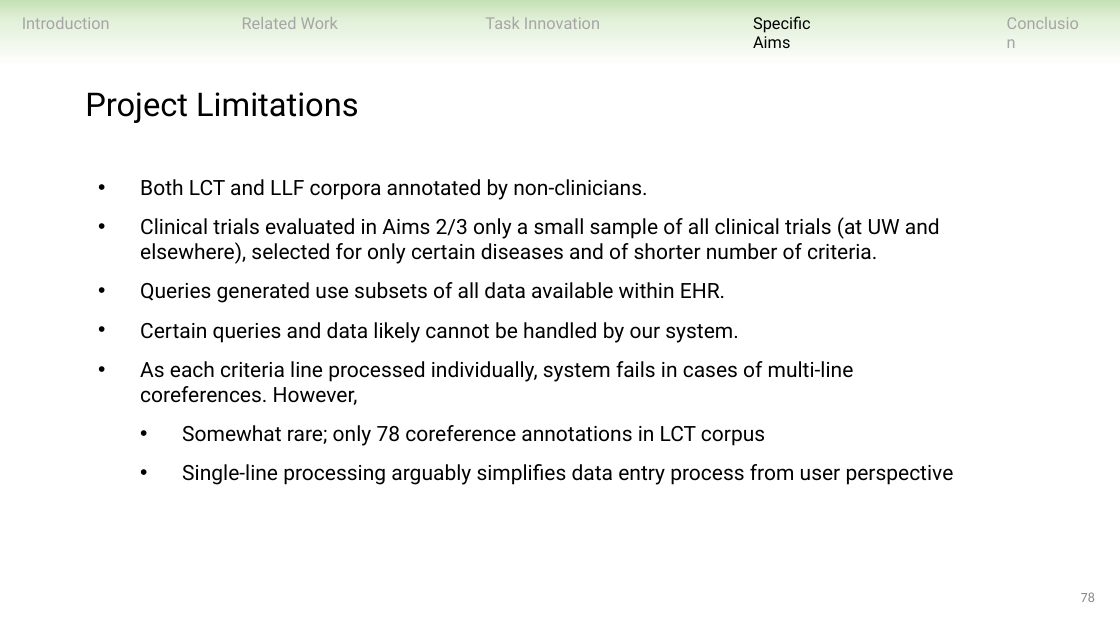
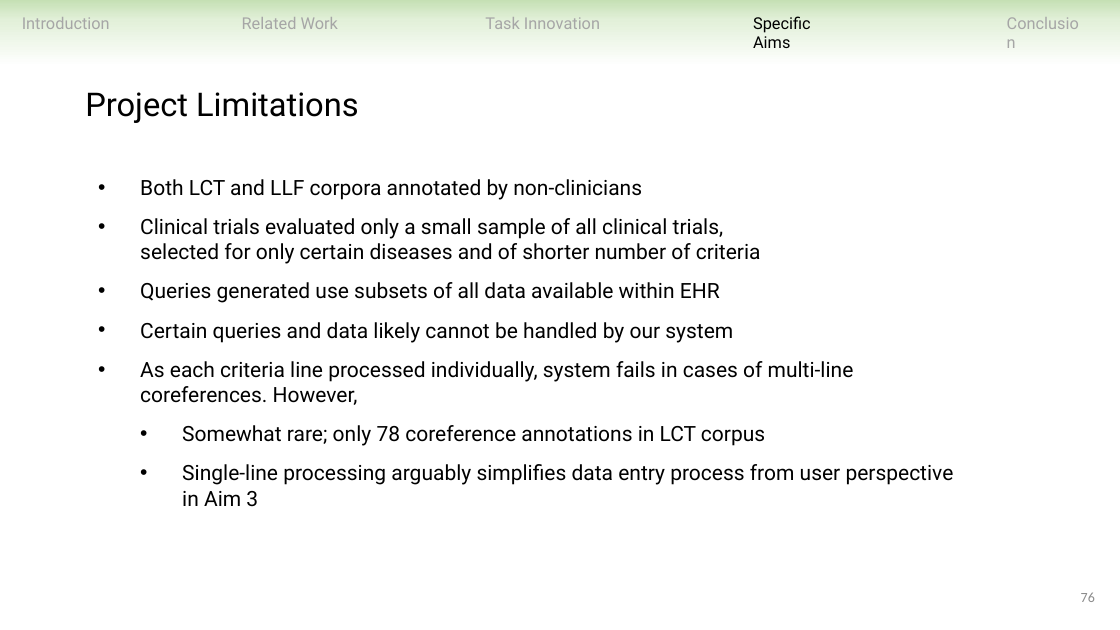
Before and after one commit to ndobb/dissertation, a slide deck: slide 76 of 4_general_exam/presentation/nic_dobbins_general_exam.pptx (slide 78 before the commit). Drawn at 1120x630 pixels with LibreOffice and Linux fonts; fonts in the diff are those of the drawing. Boxes give left, top, right and bottom in pixels: in the first picture for what was removed or moved away, otherwise in the second. Text is boxed around its words. In the diff, an @@ line names an element or a change of style, - is before the commit and + after.

```diff
--- a/4_general_exam/presentation/nic_dobbins_general_exam.pptx
+++ b/4_general_exam/presentation/nic_dobbins_general_exam.pptx
@@ text at <box>140,179,761,343</box>: text changed @@
-• Both LCT and LLF corpora annotated by non-clinicians.
-• Clinical trials evaluated in Aims 2/3 only a small sample of all clinical trials (at UW and elsewhere), selected for only certain diseases and of shorter number of criteria.
-• Queries generated use subsets of all data available within EHR.
-• Certain queries and data likely cannot be handled by our system.
+• Both LCT and LLF corpora annotated by non-clinicians
+• Clinical trials evaluated only a small sample of all clinical trials,
+  selected for only certain diseases and of shorter number of criteria
+• Queries generated use subsets of all data available within EHR
+• Certain queries and data likely cannot be handled by our system
@@ text at <box>182,464,954,507</box>: text changed @@
-  • Single-line processing arguably simplifies data entry process from user perspective
+  • Single-line processing arguably simplifies data entry process from user perspective in Aim 3
@@ page number at <box>1081,592,1095,602</box>: text changed @@
-78
+76
```
Also in this commit, not shown: 49 other slides changed, 2 slides added, 4 slides removed.
